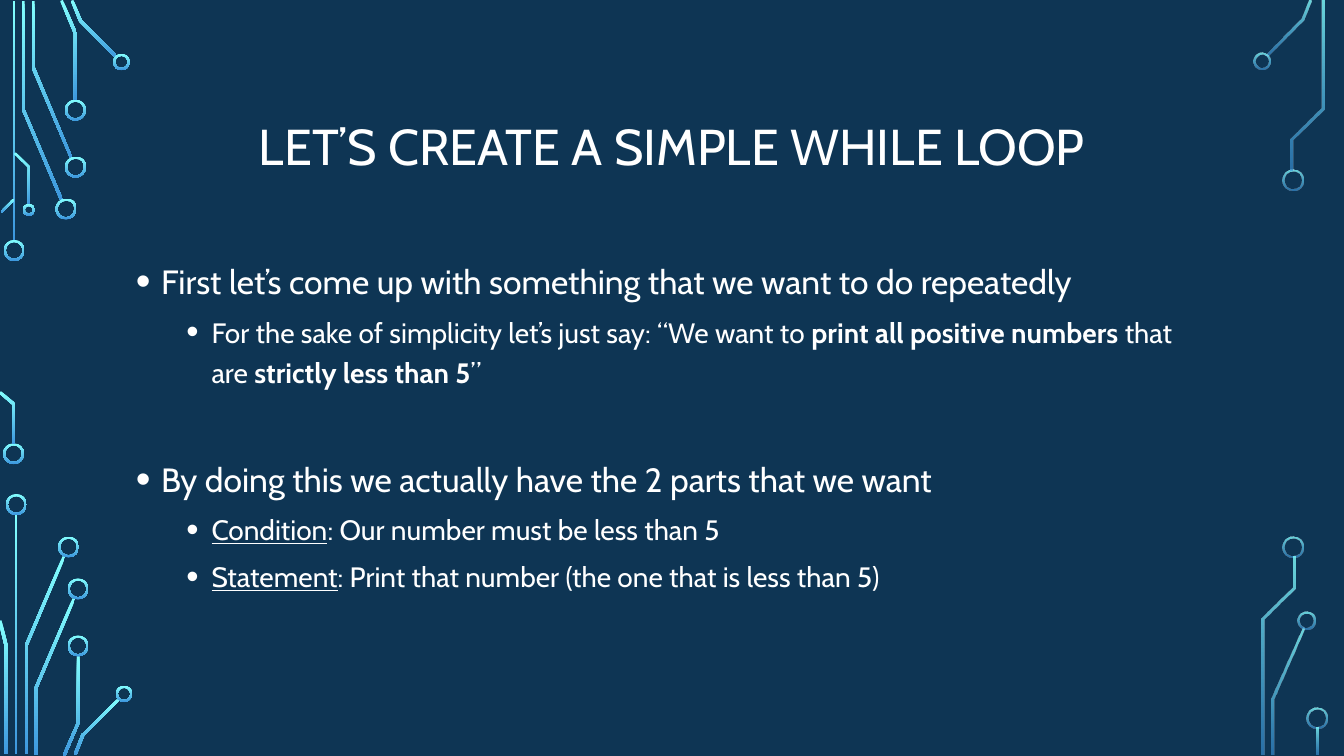
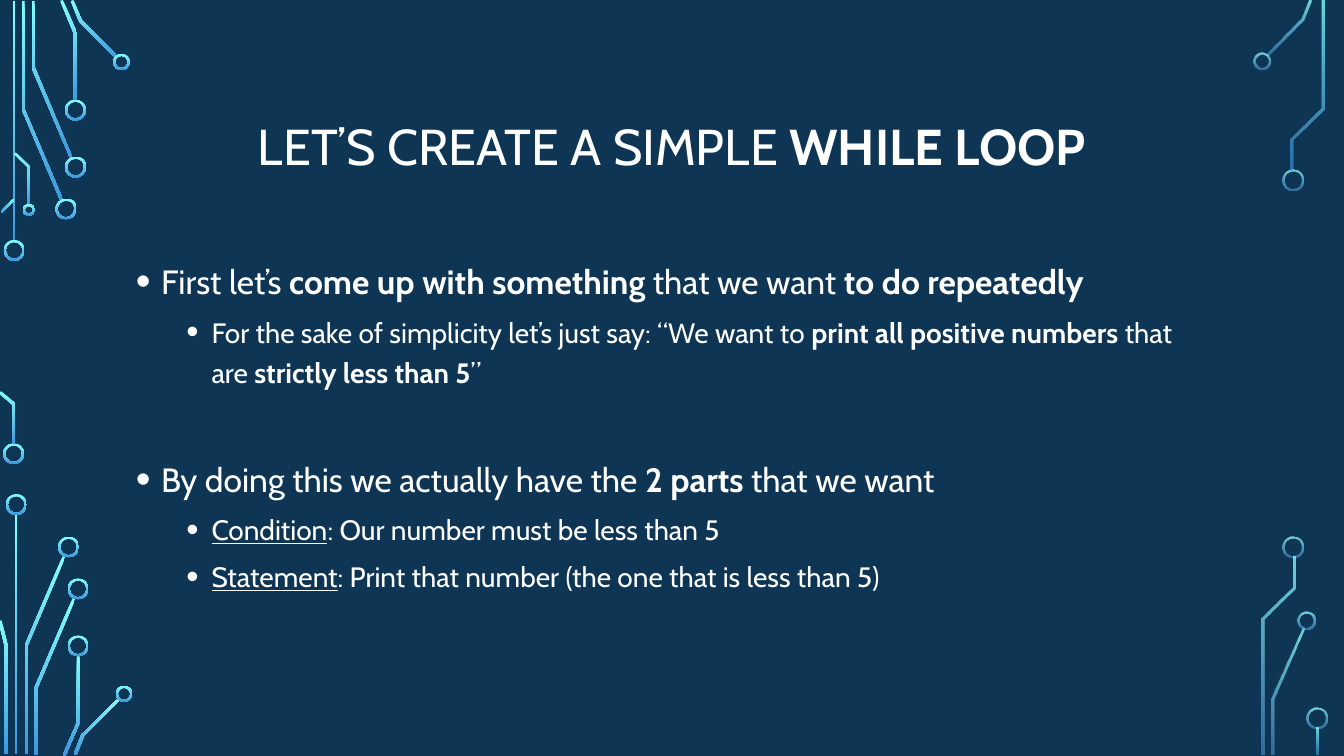
Before and after one commit to psypdt/ZIS_C-_Summer_Course_2019, a slide deck: slide 11 of Day_3/Day_3.pptx. Drawn at 1344x756 pixels with LibreOffice and Linux fonts; fonts in the diff are those of the drawing; background and template pictures are left out. Boxes give left, top, right and bottom in pixels: in the first picture for what was removed or moved away, otherwise in the second. Text is boxed around its words. In the diff, an @@ line names an element or a change of style, - is before the commit and + after.

```diff
--- a/Day_3/Day_3.pptx
+++ b/Day_3/Day_3.pptx
@@ title "LET’S CREATE A SIMPLE WHILE ..." at (258, 127, 1086, 166): bold on in "WHILE LOOP" @@
@@ text at (161, 268, 1083, 500): bold on in "come up with something to do repeatedly", "2 parts" @@
```
Also in this commit, not shown: 4 other slides changed.
